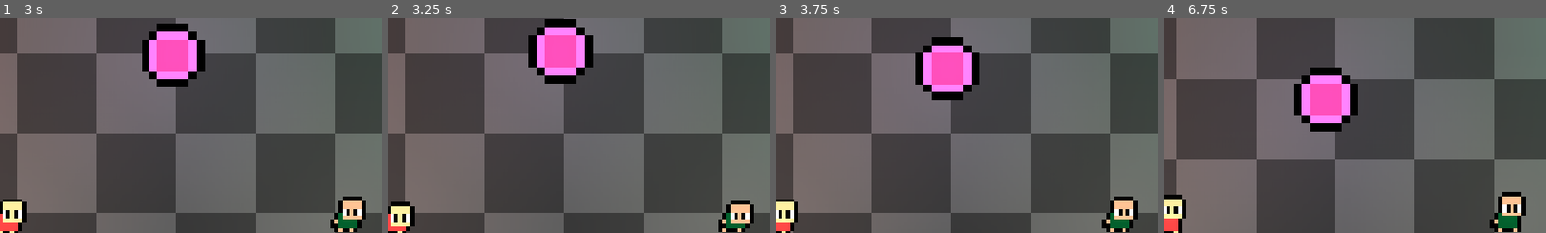
Above: before the commit, frames 1-4 (left to right).
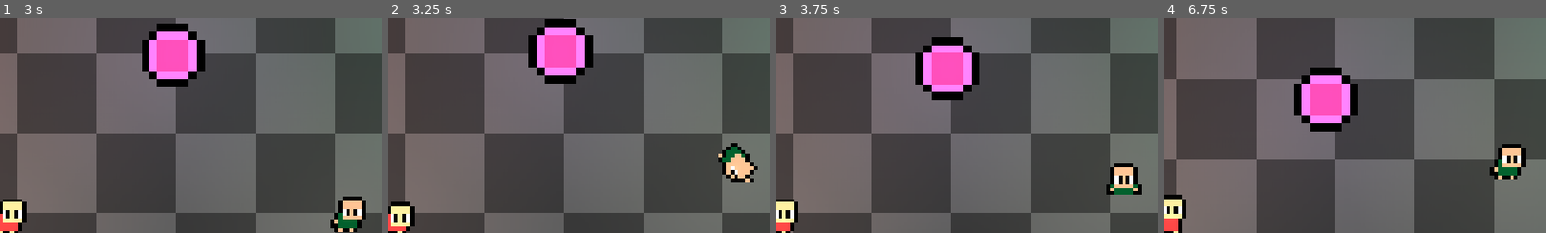
Above: after the commit, the same moments.

Repository: t0qen/juxtra-game
Game: Godot game, scene res://data/scenes/root.tscn
The game is run twice, just before and just after one commit, with the same random seed, the same clock (stepped at 60 frames per second) and the same inputs.
Inputs (mouse positions are % of the whole screen's width and height, from its top left):
- Up to frame 1 (3 s): click (47, 5) at 0.5 s; click (47, 5) at 1.25 s; click (47, 5) at 2 s; move the mouse to (72, 45) at 2.77 s
- Up to frame 2 (3.25 s): tap I (jump_1, bound only after the commit) at 3.02 s
- Up to frame 3 (3.75 s): move the mouse to (30, 55) at 3.52 s
- Up to frame 4 (6.75 s): tap I (jump_1, bound only after the commit) at 3.77, 5.27, 6.02 s; move the mouse to (60, 28) at 4.27 s; move the mouse to (45, 70) at 5.02 s; move the mouse to (80, 65) at 5.77 s; move the mouse to (20, 35) at 6.52 s
The pictures show only the part of the screen within x 27-77%, y 50-100%; the shares and areas given below are measured in that part.

Frame 1 is identical in both runs. In frame 2, 2.3% of the frame differs, in the area x 86-97%, y 58-100%; in frame 3, 2.3%; in frame 4, 2.6%, in the area x 85-95%, y 58-100%.

Commit message:
Changed inputs

Diff:
--- a/data/scenes/multiplayer_level.tscn
+++ b/data/scenes/multiplayer_level.tscn
@@ -408,8 +408,8 @@
 offset_top = 116.0
 offset_right = 473.0
 offset_bottom = 169.0
-text = "PLAYER 2:   J or K to move to left or right,
-L to jump, M + J or K to dash on left ot right"
+text = "PLAYER 2:   Y or U to move to left or right,
+I to jump, O + Y or U to dash on left ot right"
 label_settings = SubResource("LabelSettings_wiofu")
 horizontal_alignment = 1
 
--- a/data/scripts/multiplayer_level.gd
+++ b/data/scripts/multiplayer_level.gd
@@ -122,6 +122,8 @@
 # - GOALS / SCORES
 func _on_goal_1_area_entered(area: Area2D) -> void: # player 2 scores
 	if area.is_in_group("ball"): # verify if it's the ball that is in the goal
+		$UI/Help.hide()
+		enable_help = false
 		scoring = true
 		if current_ball.get_child(0).is_in_group("player_1"):
 			print("PLAYER 1 LAST TOUCH")
@@ -139,6 +141,8 @@
 
 func _on_goal_2_area_entered(area: Area2D) -> void: # player 1 scores
 	if area.is_in_group("ball"): # verify if it's the ball that is in the goal
+		$UI/Help.hide()
+		enable_help = false
 		scoring = true
 		if current_ball.get_child(0).is_in_group("player_1"):
 			print("PLAYER 1 LAST TOUCH")
--- a/project.godot
+++ b/project.godot
@@ -65,22 +65,22 @@
 }
 jump_1={
 "deadzone": 0.2,
-"events": [Object(InputEventKey,"resource_local_to_scene":fa …(140 unchanged characters)… d":false,"keycode":0,"physical_keycode":0,"key_label":76,"unicode":108,"location":0,"echo":false,"script":null)
+"events": [Object(InputEventKey,"resource_local_to_scene":fa …(140 unchanged characters)… d":false,"keycode":0,"physical_keycode":73,"key_label":0,"unicode":105,"location":0,"echo":false,"script":null)
 ]
 }
 move_left_1={
 "deadzone": 0.2,
-"events": [Object(InputEventKey,"resource_local_to_scene":fa …(140 unchanged characters)… d":false,"keycode":0,"physical_keycode":0,"key_label":74,"unicode":106,"location":0,"echo":false,"script":null)
+"events": [Object(InputEventKey,"resource_local_to_scene":fa …(140 unchanged characters)… d":false,"keycode":0,"physical_keycode":89,"key_label":0,"unicode":121,"location":0,"echo":false,"script":null)
 ]
 }
 move_right_1={
 "deadzone": 0.2,
-"events": [Object(InputEventKey,"resource_local_to_scene":fa …(140 unchanged characters)… d":false,"keycode":0,"physical_keycode":0,"key_label":75,"unicode":107,"location":0,"echo":false,"script":null)
+"events": [Object(InputEventKey,"resource_local_to_scene":fa …(140 unchanged characters)… d":false,"keycode":0,"physical_keycode":85,"key_label":0,"unicode":117,"location":0,"echo":false,"script":null)
 ]
 }
 dash_1={
 "deadzone": 0.2,
-"events": [Object(InputEventKey,"resource_local_to_scene":fa …(140 unchanged characters)… d":false,"keycode":0,"physical_keycode":59,"key_label":0,"unicode":59,"location":0,"echo":false,"script":null)
+"events": [Object(InputEventKey,"resource_local_to_scene":fa …(140 unchanged characters)… d":false,"keycode":0,"physical_keycode":79,"key_label":0,"unicode":111,"location":0,"echo":false,"script":null)
 ]
 }
 
Not shown, changed: export_presets.cfg
